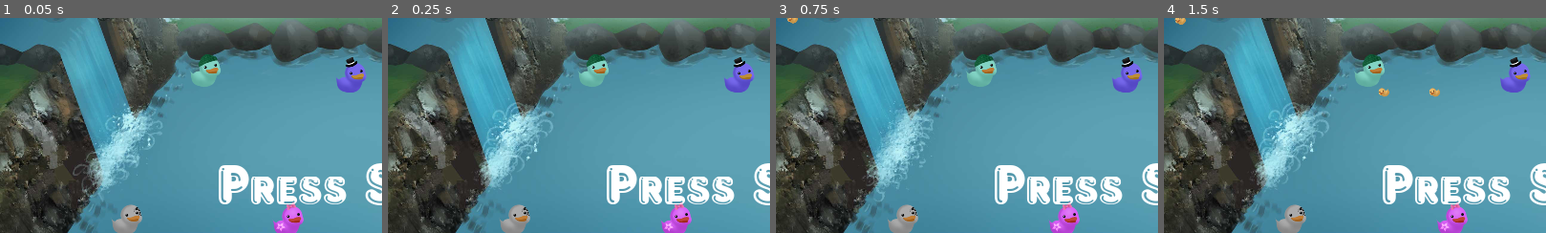
Above: before the commit, frames 1-4 (left to right).
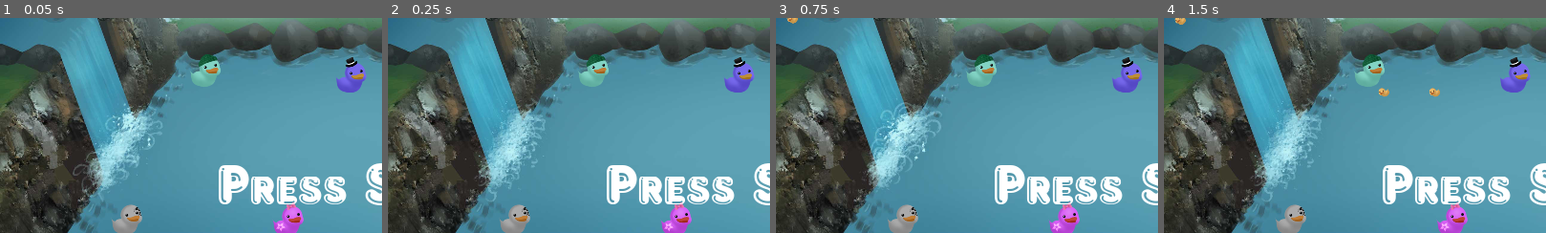
Above: after the commit, the same moments.

Repository: TeamAwesomeTOJam/ducks
Game: Godot game, scene res://Game.tscn
Same seed, same stepped clock (60 frames per second), same inputs: the game is played once before the commit and once after it.
Inputs:
- Up to frame 1 (0.05 s): no input
- Up to frame 2 (0.25 s): no input
- Up to frame 3 (0.75 s): tap Enter (p0duck) at 0.5, 0.6 s
- Up to frame 4 (1.5 s): tap Enter (p0duck) at 1.25, 1.35 s
The pictures show only the part of the screen within x 4-54%, y 11-61%; the shares and areas given below are measured in that part.

Frame 1 is identical in both runs. In frame 2, 2.0% of the frame differs, in the area x 20-44%, y 37-86%; in frame 3, 2.0%; in frame 4, 2.0%.

Commit message:
redamp duckies

Diff:
--- a/FollowingDuck.tscn
+++ b/FollowingDuck.tscn
@@ -36,7 +36,7 @@
 custom_solver_bias = 0.0
 radius = 10.0
 
-[node name="Duck" type="RigidBody2D"]
+[node name="Duck" type="RigidBody2D" index="0"]
 
 z_as_relative = false
 input_pickable = false
@@ -44,9 +44,9 @@
 collision_mask = 0
 mode = 0
 mass = 0.01
-friction = 0.0
+friction = 1.0
 bounce = 0.0
-gravity_scale = 0.0
+gravity_scale = 1.0
 custom_integrator = false
 continuous_cd = 0
 contacts_reported = 0
--- a/Game.tscn
+++ b/Game.tscn
@@ -56,7 +56,7 @@
 font_data = ExtResource( 15 )
 _sections_unfolded = [ "Font", "Settings" ]
 
-[node name="Game" type="Node" index="0"]
+[node name="Game" type="Node"]
 
 script = ExtResource( 1 )
 Player = ExtResource( 2 )
@@ -66,7 +66,7 @@
 
 frames = SubResource( 1 )
 animation = "loop"
-frame = 5
+frame = 1
 playing = true
 offset = Vector2( 1280, 720 )
 _sections_unfolded = [ "Z Index" ]
